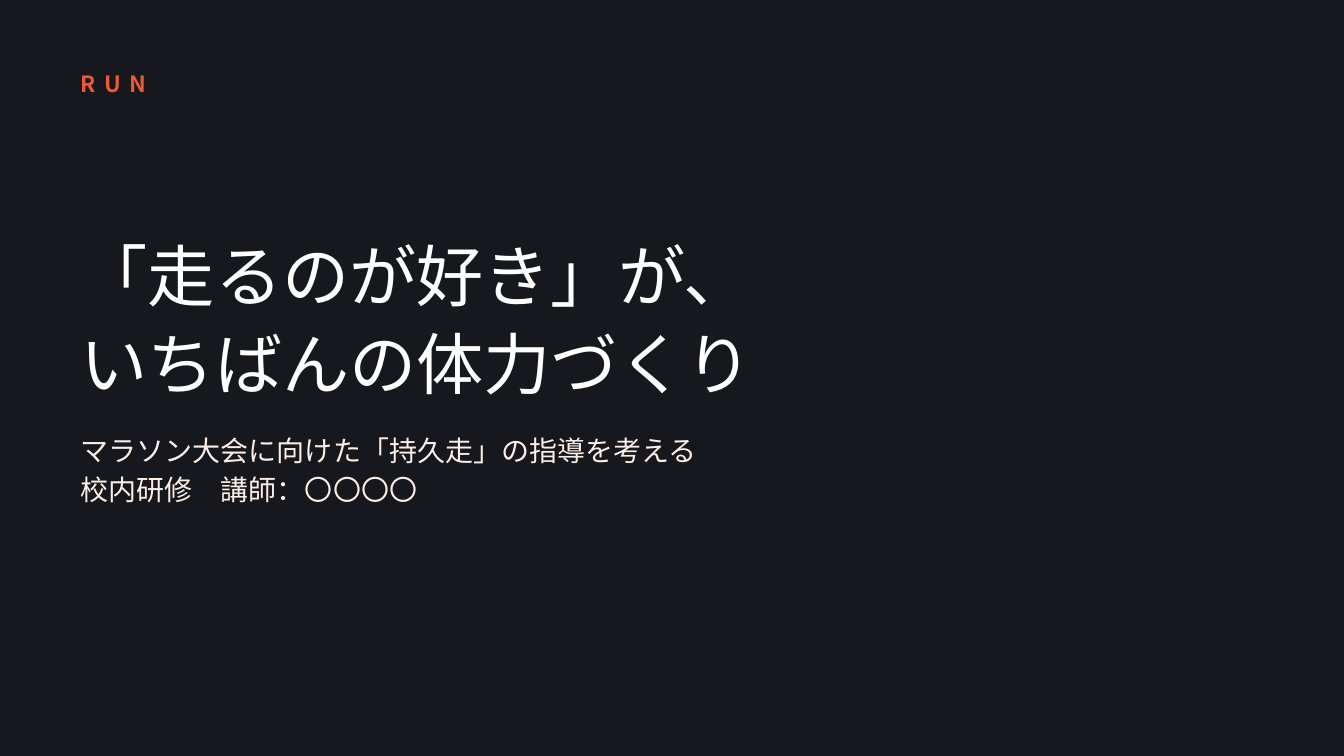
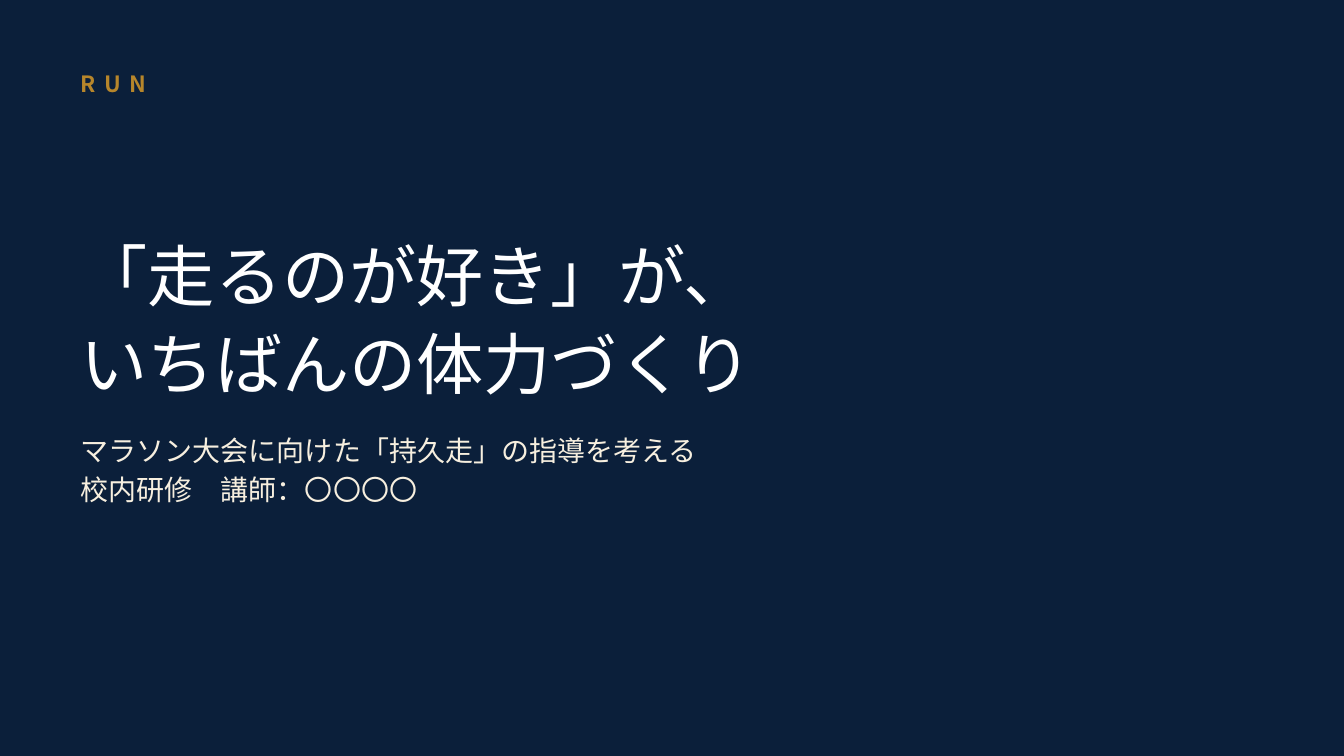
Before and after one commit to yokotaka21-cmyk/slide-longrun, a slide deck: slide 1 of マラソン大会に向けて_講義スライド.pptx. Drawn at 1344x756 pixels with LibreOffice and Linux fonts; fonts in the diff are those of the drawing. Boxes give left, top, right and bottom in pixels: in the first picture for what was removed or moved away, otherwise in the second. Text is boxed around its words. In the diff, an @@ line names an element or a change of style, - is before the commit and + after.

```diff
--- a/マラソン大会に向けて_講義スライド.pptx
+++ b/マラソン大会に向けて_講義スライド.pptx
@@ background #16181D to #0B1F3A @@
@@ text "RUN" at [81, 75, 146, 93]: text colour #EE5A2F to #B7862B @@
@@ text "マラソン大会に向けた「持久走」の指導を考える" at [81, 437, 697, 503]: text colour #FCEDE7 to #F7EFDF @@
```
Also in this commit, not shown: 31 other slides changed, 5 other files.
